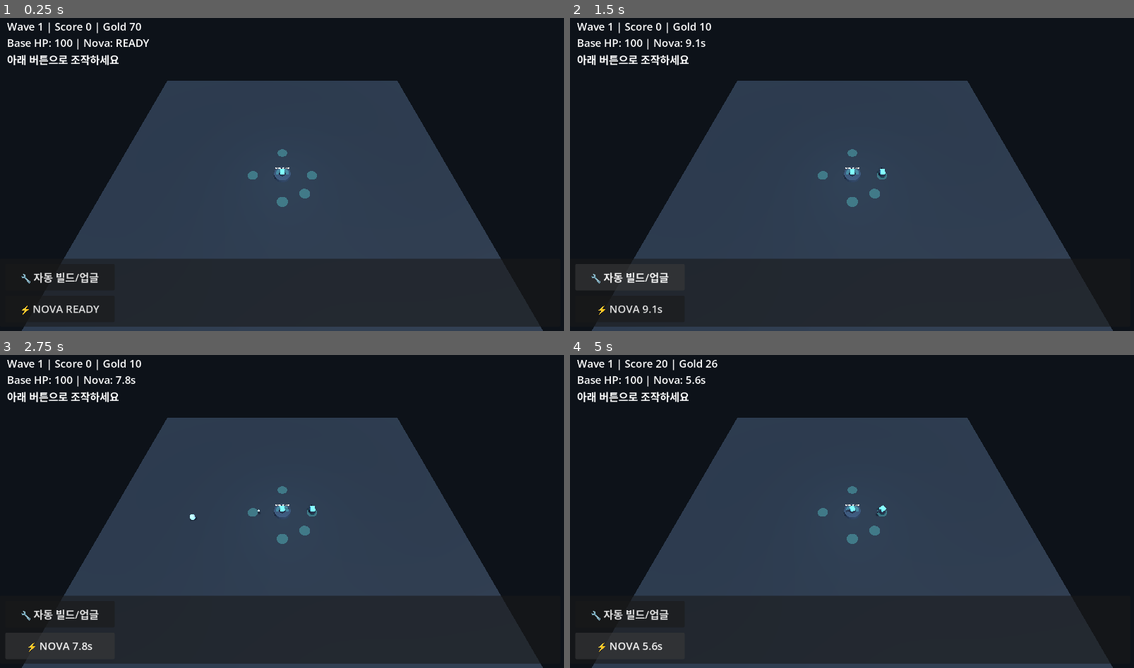
Above: before the commit, frames 1-4 (two rows, left to right).
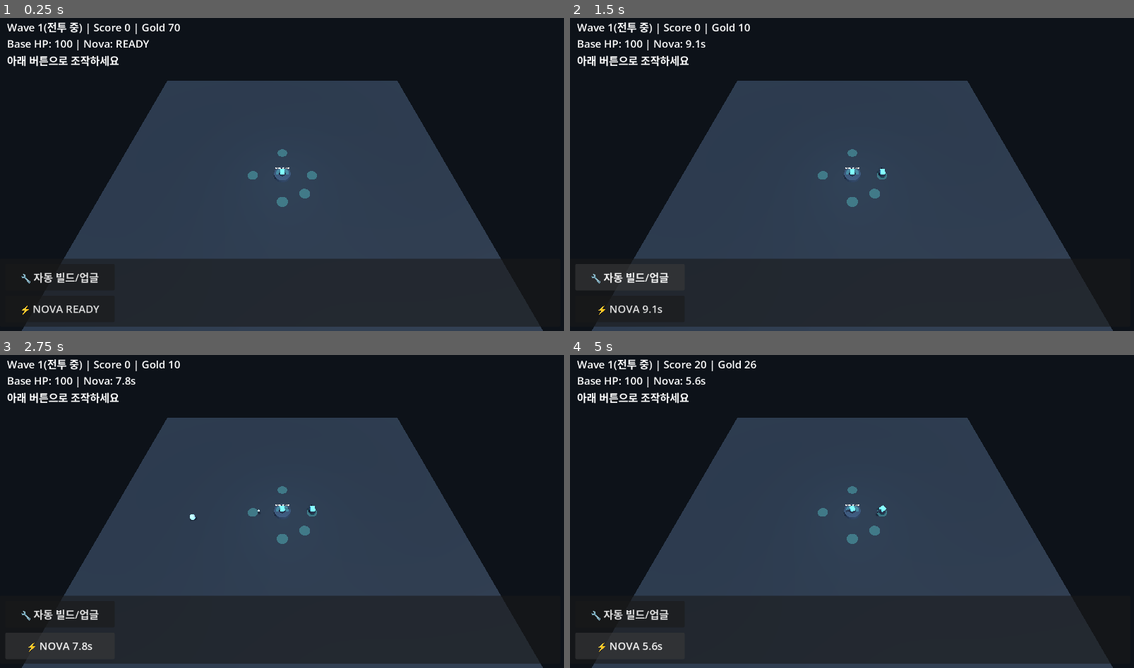
Above: after the commit, the same moments.

Repository: NoohTansony/godot-3d-defense-web
Game: Godot game, scene res://scenes/main.tscn
Two runs of this game, one before a commit and one after it. Both use one fixed random seed, a clock stepped at 60 frames per second and the inputs below.
Inputs:
- Up to frame 1 (0.25 s): no input
- Up to frame 2 (1.5 s): click "⚡ NOVA READY" at 0.5 s; click "🔧 자동 빌드/업글" at 1.25 s
- Up to frame 3 (2.75 s): click "⚡ NOVA 8.6s" at 2 s
- Up to frame 4 (5 s): click "⚡ NOVA 7.8s" at 2.75 s; click "⚡ NOVA 7.1s" at 3.5 s; click "⚡ NOVA 6.3s" at 4.25 s

The runs differ from the first frame. In frame 1, 1.0% of the frame differs, in the area x 1-32%, y 1-16%; in frame 2, 1.0%; in frame 3, 1.0%; in frame 4, 1.1%, in the area x 1-34%, y 1-16%.
Error before the commit: Invalid access to property or key 'theme_override_font_sizes' on a base object of type 'Label'. (res://scripts/main.gd:73)
Error after the commit: Invalid access to property or key 'theme_override_font_sizes' on a base object of type 'Label'. (res://scripts/main.gd:74)

Commit message:
Fix wave-end crash: wait for field clear before next wave, lower mobile enemy cap

Diff:
--- a/scripts/main.gd
+++ b/scripts/main.gd
@@ -29,6 +29,7 @@
 
 var is_mobile_mode := false
 var auto_timer: Timer
+var waiting_for_wave_clear := false
 
 var build_slots: Array[Vector3] = [
 	Vector3(0, 0.6, 0),
@@ -174,9 +175,10 @@
 		return
 	if spawned_in_wave >= enemies_per_wave:
 		spawn_timer.stop()
-		wave_timer.start()
-		return
-	if is_mobile_mode and enemies.get_child_count() > 32:
+		waiting_for_wave_clear = true
+		_update_ui("Wave %d 정리 중..." % wave)
+		return
+	if is_mobile_mode and enemies.get_child_count() > 20:
 		return
 	spawned_in_wave += 1
 	_spawn_enemy()
@@ -185,9 +187,10 @@
 	if game_over:
 		return
 	wave += 1
+	waiting_for_wave_clear = false
 	spawned_in_wave = 0
 	enemies_per_wave += 2
-	spawn_interval = max(0.45, spawn_interval * 0.95)
+	spawn_interval = max(0.55, spawn_interval * 0.95)
 	spawn_timer.wait_time = spawn_interval
 	gold += 30 + wave * 4
 	score += 15
@@ -227,13 +230,16 @@
 	if game_over:
 		return
 	skill_cd = max(0.0, skill_cd - delta)
+	if waiting_for_wave_clear and enemies.get_child_count() == 0 and wave_timer.is_stopped():
+		wave_timer.start()
 	if not is_instance_valid(base):
 		return
 	var hp_text = "Base HP: %d" % int(base.hp)
 	var cd_text = "Nova: READY" if skill_cd <= 0.0 else "Nova: %.1fs" % skill_cd
 	if is_mobile_mode:
 		nova_button.text = "⚡ NOVA READY" if skill_cd <= 0.0 else "⚡ NOVA %.1fs" % skill_cd
-		ui_label.text = "Wave %d | Score %d | Gold %d\n%s | %s\n아래 버튼으로 조작하세요" % [wave, score, gold, hp_text, cd_text]
+		var phase_text = "정리 중" if waiting_for_wave_clear else "전투 중"
+		ui_label.text = "Wave %d(%s) | Score %d | Gold %d\n%s | %s\n아래 버튼으로 조작하세요" % [wave, phase_text, score, gold, hp_text, cd_text]
 	else:
 		ui_label.text = "Wave %d | Score %d | Gold %d\n%s | %s\nBuild 1-6 (%dG) / Upgrade QWERTY (%dG) / Space Nova" % [wave, score, gold, hp_text, cd_text, turret_cost, turret_upgrade_cost]
 
Not shown, changed: dist/index.html
Not shown, changed: dist/index.pck
